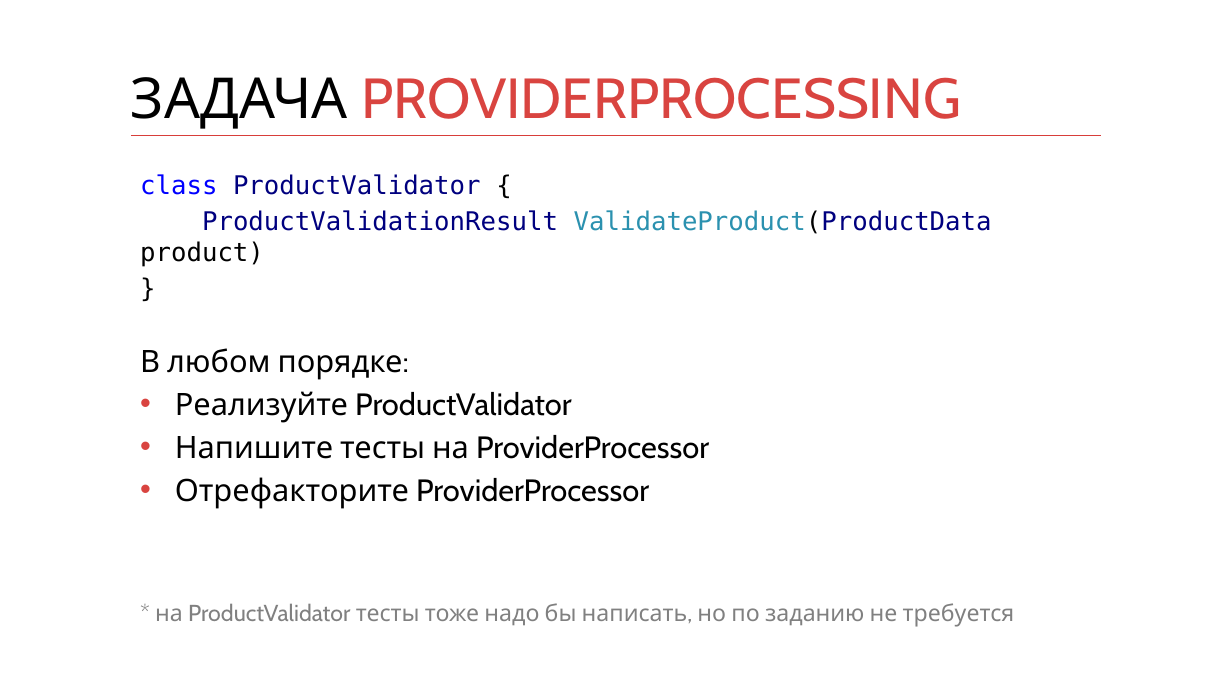
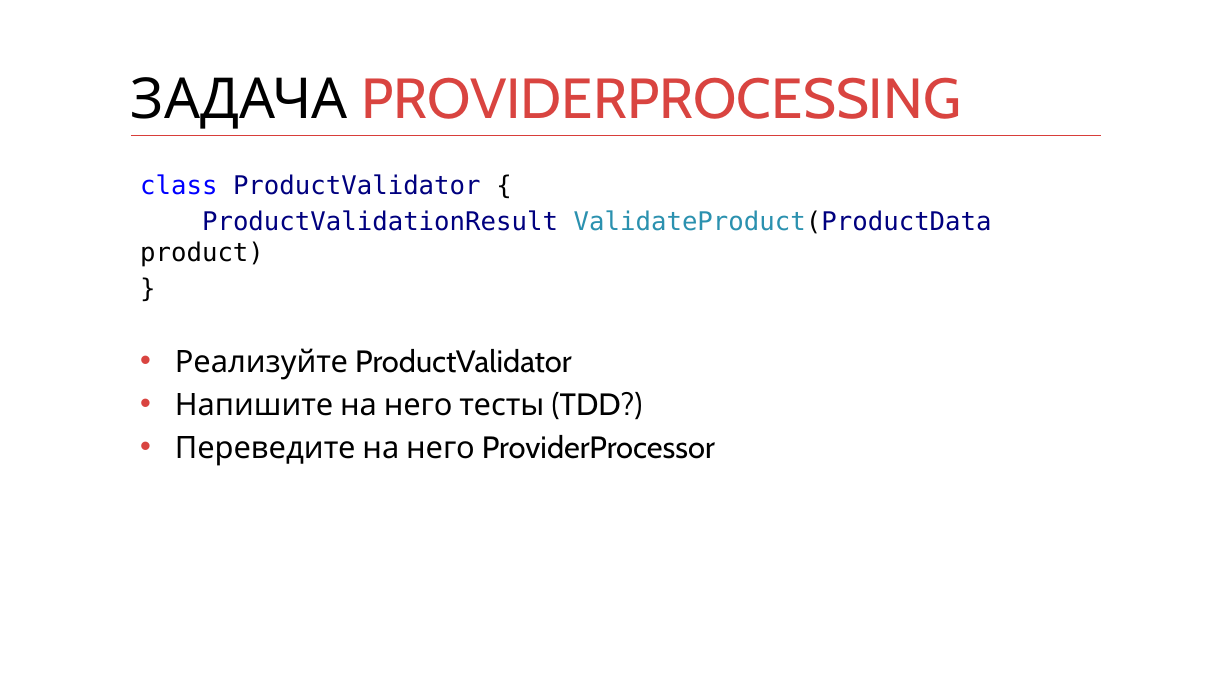
Before and after one commit to kontur-courses/legacy, a slide deck: slide 14 of legacy.pptx. Drawn at 1232x693 pixels with LibreOffice and Linux fonts; fonts in the diff are those of the drawing. Boxes give left, top, right and bottom in pixels: in the first picture for what was removed or moved away, otherwise in the second. Text is boxed around its words. In the diff, an @@ line names an element or a change of style, - is before the commit and + after.

Commit message:
ProviderProcessor

```diff
--- a/legacy.pptx
+++ b/legacy.pptx
@@ text at [140,348,403,380]: paragraph removed @@
-В любом порядке:
@@ text at [175,392,715,466]: text changed; size 18 to 24 pt; text colour #808080 to #000000 @@
-• Напишите тесты на ProviderProcessor
-• Отрефакторите ProviderProcessor
-* на ProductValidator тесты тоже надо бы написать, но по заданию не требуется
+• Напишите на него тесты (TDD?)
+• Переведите на него ProviderProcessor
```
Also in this commit, not shown: 2 other slides changed, 1 other file.
